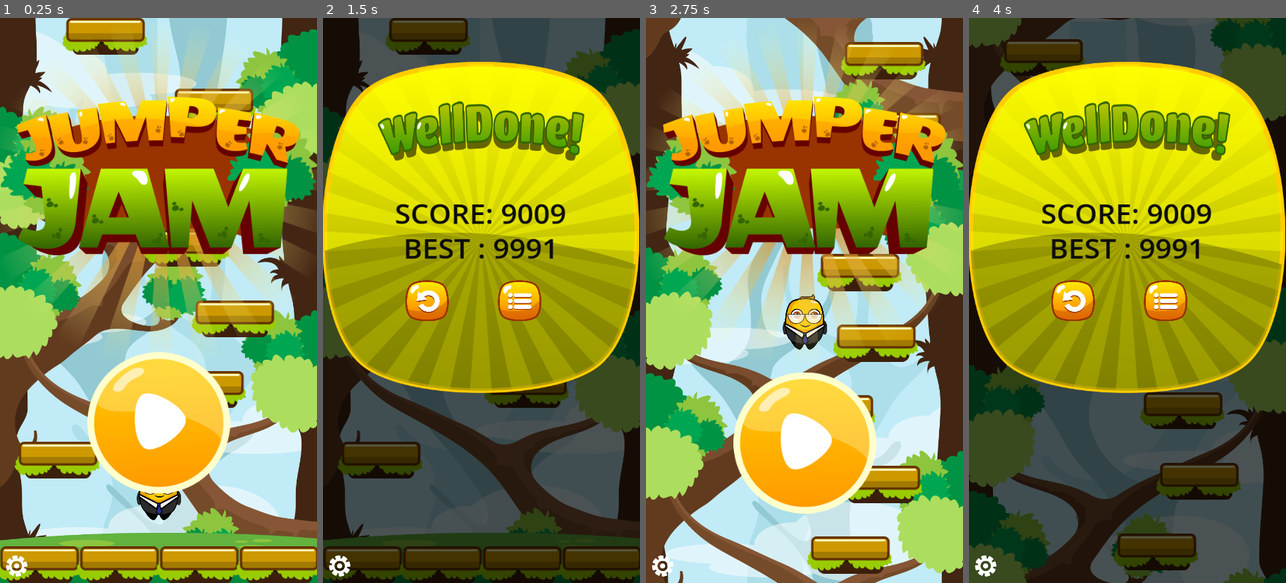
Above: before the commit, frames 1-4 (left to right).
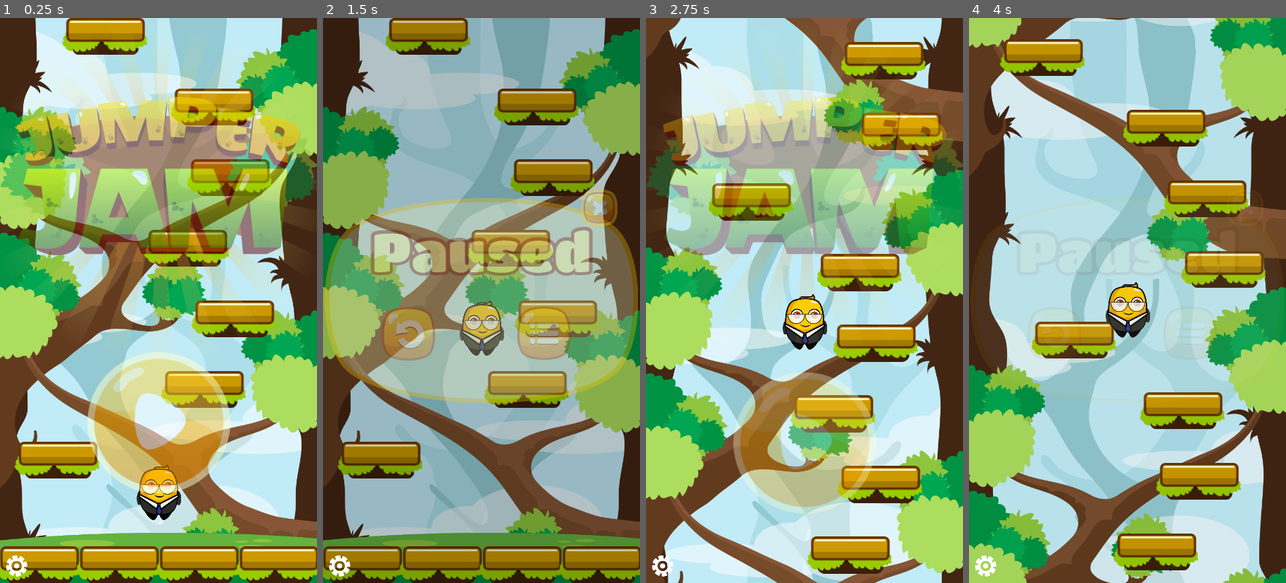
Above: after the commit, the same moments.

Repository: Nhanth123/jumper-mobile
Game: Godot game, scene res://scenes/main.tscn
The game is run twice, just before and just after one commit, with the same random seed, the same clock (stepped at 60 frames per second) and the same inputs.
Inputs (mouse positions are in pixels of both pictures, inside the frame that each line leads up to):
- Up to frame 1 (0.25 s): no input
- Up to frame 2 (1.5 s): click (481, 430) at 0.5 s; click (408, 334) at 1.25 s
- Up to frame 3 (2.75 s): click (750, 300) at 2 s
- Up to frame 4 (4 s): click (1127, 441) at 2.75 s; click (1054, 334) at 3.5 s

The runs differ from the first frame. In frame 1, 32% of the frame differs, in the area x 0-100%, y 10-85%; in frame 2, 100%, in the area x 0-100%, y 0-100%; in frame 3, 35%; in frame 4, 100%.

Commit message:
Feature: Animate when changing between screens.

Diff:
--- a/scenes/title_screen.tscn
+++ b/scenes/title_screen.tscn
@@ -88,10 +88,10 @@
 anchor_top = 0.5
 anchor_right = 0.5
 anchor_bottom = 0.5
-offset_left = -101.0
-offset_top = 100.0
-offset_right = 142.0
-offset_bottom = 340.0
+offset_left = -121.0
+offset_top = 80.0
+offset_right = 122.0
+offset_bottom = 320.0
 grow_horizontal = 2
 grow_vertical = 2
 texture_normal = ExtResource("3_wxkjb")
--- a/scripts/base_screen.gd
+++ b/scripts/base_screen.gd
@@ -2,9 +2,15 @@
 
 func _ready():
 	visible = false
+	modulate.a = 0.0
 
 func appear():
 	visible = true
+	var tween = get_tree().create_tween()
+	tween.tween_property(self, "modulate:a", 1.0, 0.5)
+	return tween
 
 func disappear():
-	visible = false
+	var tween = get_tree().create_tween()
+	tween.tween_property(self, "modulate:a", 0.0, 0.5)
+	return tween
--- a/scripts/screens.gd
+++ b/scripts/screens.gd
@@ -49,7 +49,9 @@
 
 func change_screen(new_screen):
 	if current_screne != null:
-		current_screne.disappear()
+		var disappear_tween = current_screne.disappear()
+		await (disappear_tween.finished)
+		current_screne.visible = false
 
 	current_screne = new_screen
 
